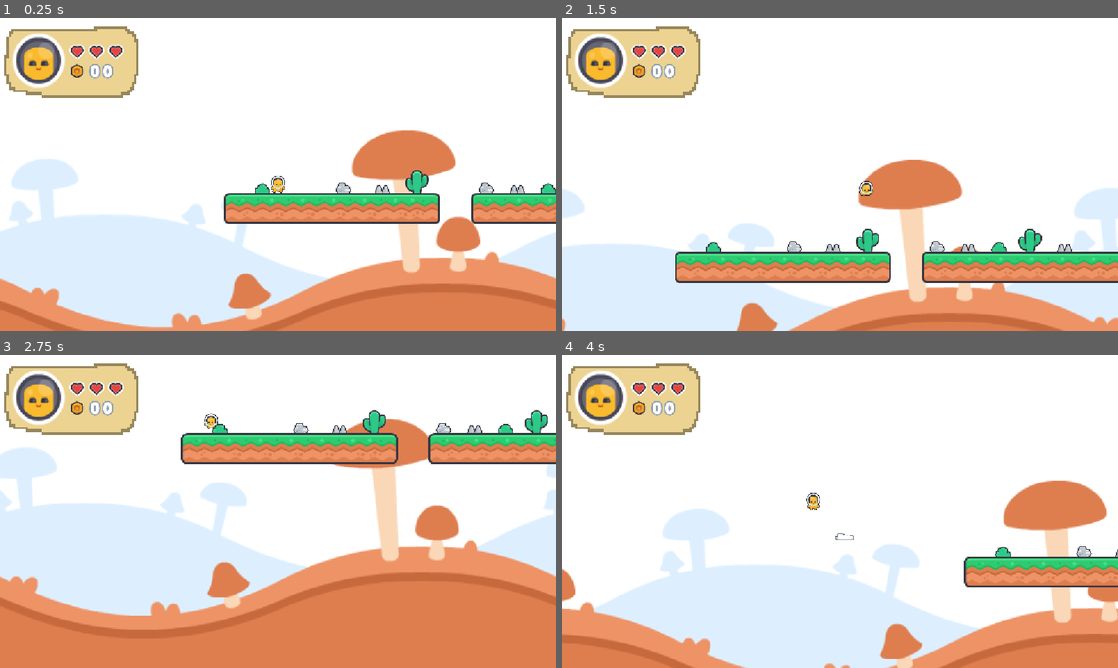
Above: before the commit, frames 1-4 (two rows, left to right).
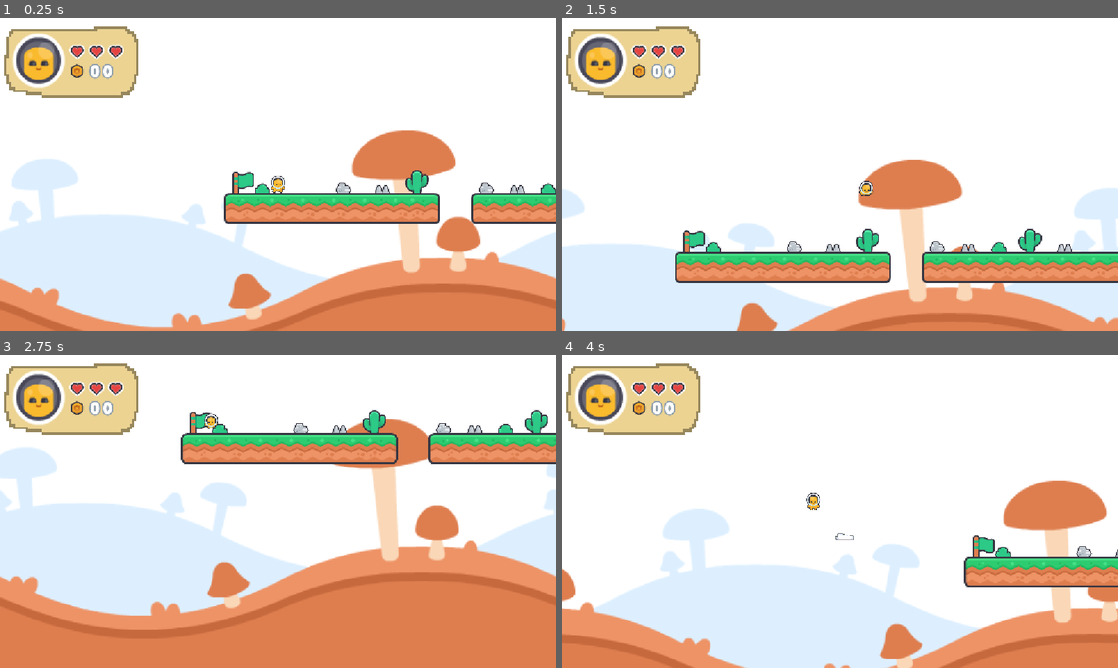
Above: after the commit, the same moments.

Repository: jet1211466/godot_platformer
Game: Godot game, scene res://scenes/level_1.tscn
The game is run twice, just before and just after one commit, with the same random seed, the same clock (stepped at 60 frames per second) and the same inputs. Sound files missing from this copy of the repository are replaced by a short silence.
Inputs:
- Up to frame 1 (0.25 s): no input
- Up to frame 2 (1.5 s): tap Enter (ui_accept) at 0.5, 0.77 s; hold Right (ui_right) from 0.53 s (still down)
- Up to frame 3 (2.75 s): tap Enter (ui_accept) at 1.52 s; release Right (ui_right) at 2.03 s; hold Left (ui_left) from 2.03 s (still down)
- Up to frame 4 (4 s): keep holding Left (ui_left); tap Enter (ui_accept) at 3.02, 3.77 s

The runs differ from the first frame. In frame 1, 0.2% of the frame differs, in the area x 41-46%, y 49-56%; in frame 2, 0.2%, in the area x 21-26%, y 67-75%; in frame 3, 0.2%; in frame 4, 0.2%.

Commit message:
added checkpoint flags

Diff:
--- /dev/null
+++ b/scenes/checkpoint_flag.tscn
@@ -0,0 +1,52 @@
+[gd_scene format=3 uid="uid://djylxbbp8uh7w"]
+
+[ext_resource type="Script" uid="uid://ti8uebnnl54s" path="res://scripts/checkpoint_flag.gd" id="1_4eoee"]
+[ext_resource type="Texture2D" uid="uid://i0s32l7586k5" path="res://sprites/flag_green_a.png" id="1_sj8yo"]
+[ext_resource type="Texture2D" uid="uid://c3ncuwkiumn6p" path="res://sprites/flag_green_b.png" id="2_4eoee"]
+[ext_resource type="AudioStream" uid="uid://bdib0sa6v0b7n" path="res://music/873545__packsmithy__checkpoint-synth-platformer-sounds.wav" id="4_wtrfk"]
+[ext_resource type="Texture2D" uid="uid://buwvfd16ghkgq" path="res://sprites/halothingy.png" id="5_2vjuu"]
+[ext_resource type="Script" uid="uid://crwhrfdabc2br" path="res://scripts/whitehalothingy.gd" id="6_2vjuu"]
+
+[sub_resource type="SpriteFrames" id="SpriteFrames_xcuk0"]
+animations = [{
+"frames": [{
+"duration": 1.5,
+"texture": ExtResource("1_sj8yo")
+}, {
+"duration": 1.5,
+"texture": ExtResource("2_4eoee")
+}],
+"loop": 1,
+"name": &"default",
+"speed": 5.0
+}]
+
+[sub_resource type="RectangleShape2D" id="RectangleShape2D_xcuk0"]
+size = Vector2(36, 45)
+
+[node name="checkpointFlag" type="Area2D" unique_id=248191851]
+script = ExtResource("1_4eoee")
+
+[node name="flagAnimation" type="AnimatedSprite2D" parent="." unique_id=209672832]
+position = Vector2(0, 1.9999999)
+scale = Vector2(0.7, 0.7)
+sprite_frames = SubResource("SpriteFrames_xcuk0")
+autoplay = "default"
+frame = 1
+frame_progress = 0.8186302
+
+[node name="checkpointFlagCollision" type="CollisionShape2D" parent="." unique_id=1260715918]
+position = Vector2(0, 1.5)
+shape = SubResource("RectangleShape2D_xcuk0")
+
+[node name="newCheckpointSFX" type="AudioStreamPlayer" parent="." unique_id=1489356518]
+stream = ExtResource("4_wtrfk")
+volume_db = -5.506
+
+[node name="whitehalothingy" type="Sprite2D" parent="." unique_id=297950993]
+visible = false
+texture_filter = 1
+texture = ExtResource("5_2vjuu")
+script = ExtResource("6_2vjuu")
+
+[connection signal="body_entered" from="." to="." method="_on_body_entered"]
--- a/scenes/ladder.tscn
+++ b/scenes/ladder.tscn
@@ -6,25 +6,28 @@
 [ext_resource type="Texture2D" uid="uid://jx3olrunq5cp" path="res://sprites/ladder_bottom.png" id="3_56fxr"]
 
 [sub_resource type="RectangleShape2D" id="RectangleShape2D_46oic"]
-size = Vector2(64, 128)
+size = Vector2(32, 200)
 
 [node name="ladder" type="Area2D" unique_id=171657698]
 script = ExtResource("1_027jo")
 
 [node name="ladderTop" type="Sprite2D" parent="." unique_id=1825949626]
-position = Vector2(0, -72)
+position = Vector2(0, -120)
+scale = Vector2(1, 1.4999999)
 texture = ExtResource("1_ku54x")
 
 [node name="ladderMiddle" type="Sprite2D" parent="." unique_id=603150272]
-position = Vector2(0, -8)
+position = Vector2(0, -24.000002)
+scale = Vector2(1, 1.5)
 texture = ExtResource("2_027jo")
 
 [node name="ladderBottom" type="Sprite2D" parent="." unique_id=1730266830]
-position = Vector2(0, 56)
+position = Vector2(0, 76)
+scale = Vector2(1, 1.6250001)
 texture = ExtResource("3_56fxr")
 
 [node name="ladderCollision" type="CollisionShape2D" parent="." unique_id=1692226988]
-position = Vector2(0, -8)
+position = Vector2(0, -20)
 shape = SubResource("RectangleShape2D_46oic")
 
 [connection signal="body_entered" from="." to="." method="_on_body_entered"]
--- a/scenes/level_1.tscn
+++ b/scenes/level_1.tscn
@@ -17,6 +17,7 @@
 [ext_resource type="PackedScene" uid="uid://debaeak5xlnvo" path="res://scenes/coin_amount.tscn" id="15_6dial"]
 [ext_resource type="PackedScene" uid="uid://chpj50spetav4" path="res://scenes/ladder.tscn" id="16_7nomh"]
 [ext_resource type="Texture2D" uid="uid://bs3u3bmb6t18g" path="res://sprites/HUD_BGthingy.png" id="17_1s4pk"]
+[ext_resource type="PackedScene" uid="uid://djylxbbp8uh7w" path="res://scenes/checkpoint_flag.tscn" id="18_x2xxo"]
 
 [sub_resource type="TileSetAtlasSource" id="TileSetAtlasSource_4nkto"]
 texture = ExtResource("4_5xbjy")
@@ -4751,8 +4752,8 @@
 [node name="background" parent="." unique_id=1045431186 instance=ExtResource("1_15mv3")]
 scroll_offset = Vector2(-16, 0)
 
-[node name="ladder" parent="." unique_id=171657698 instance=ExtResource("16_7nomh")]
-position = Vector2(1392, 520)
+[node name="ladder" parent="." unique_id=418681524 instance=ExtResource("16_7nomh")]
+position = Vector2(1688, 496)
 
 [node name="rock" parent="." unique_id=465184208 instance=ExtResource("5_pa8r4")]
 position = Vector2(248, 560)
@@ -4779,6 +4780,14 @@
 
 [node name="rock4" parent="." unique_id=1318176509 instance=ExtResource("5_pa8r4")]
 position = Vector2(1216, 560)
+
+[node name="checkpointFlag" parent="." unique_id=248191851 instance=ExtResource("18_x2xxo")]
+position = Vector2(40, 552)
+checkpointPosition = Vector2(40, 552)
+
+[node name="checkpointFlag2" parent="." unique_id=641636070 instance=ExtResource("18_x2xxo")]
+position = Vector2(1800, 360)
+checkpointPosition = Vector2(1800, 360)
 
 [node name="player" parent="." unique_id=1826142552 instance=ExtResource("1_bswci")]
 position = Vector2(112, 528)
@@ -4809,7 +4818,7 @@
 position = Vector2(1000, 560)
 
 [node name="TileMapLayer" type="TileMapLayer" parent="." unique_id=363959944]
-tile_map_data = PackedByteArray("AAAAAAkAAAABAAoAAAABAAkAAAA …(336 unchanged characters)… CAAoAAAAZAAkAAAACAAoAAAAaAAkAAAAFAAoAAAA=")
+tile_map_data = PackedByteArray("AAAAAAkAAAABAAoAAAABAAkAAAA …(336 unchanged characters)… CAAoAAAAZAAkAAAACAAoAAAAaAAkAAAAFAAoAAAAbAAYAAAABAAoAAAAcAAYAAAACAAoAAAAdAAYAAAACAAoAAAAeAAYAAAACAAoAAAAfAAYAAAACAAoAAAAgAAYAAAACAAoAAAAhAAYAAAACAAoAAAAiAAYAAAAFAAoAAAA=")
 tile_set = SubResource("TileSet_xcuk0")
 
 [node name="backgroundMusic" type="AudioStreamPlayer" parent="." unique_id=1336305021]
@@ -4834,7 +4843,7 @@
 position = Vector2(1488, 504)
 
 [node name="apple" parent="." unique_id=2048353514 instance=ExtResource("13_7gny6")]
-position = Vector2(1216, 496)
+position = Vector2(1264, 528)
 
 [node name="goldcoinsCL" parent="." unique_id=1223916495 instance=ExtResource("14_2aecg")]
 offset = Vector2(160, 110)
@@ -4844,3 +4853,6 @@
 [node name="coinAmount" parent="." unique_id=1162876468 instance=ExtResource("15_6dial")]
 offset = Vector2(210, 110)
 transform = Transform2D(1, 0, 0, 1, 210, 110)
+
+[node name="box3" parent="." unique_id=36165661 instance=ExtResource("11_2os1m")]
+position = Vector2(1368, 552)
--- /dev/null
+++ b/scripts/checkpoint_flag.gd
@@ -0,0 +1,13 @@
+extends Area2D
+@export var checkpointPosition: Vector2
+var alreadyActivated = false
+
+
+
+func _on_body_entered(body: Node2D) -> void:
+	if body is player and alreadyActivated == false and checkpointPosition != Vector2(40, 552):
+		$newCheckpointSFX.play()
+		$whitehalothingy.visible = true
+		$whitehalothingy.playCheckpointEffect()
+		alreadyActivated = true
+		body.respawnPosition = checkpointPosition
--- a/scripts/player.gd
+++ b/scripts/player.gd
@@ -1,10 +1,10 @@
 extends CharacterBody2D
 class_name player
-var spawn_point = Vector2(112, 528)
 var health = 6
 var usedJumps = 0
 var nearLadder := false
 var climbSpeed = -100
+var respawnPosition = Vector2(112, 528)
 
 const SPEED = 300.0
 const JUMP_VELOCITY = -400.0
@@ -76,12 +76,11 @@
 	move_and_slide()
 
 func respawn():
-	position = spawn_point
+	position = respawnPosition
 	velocity = Vector2.ZERO
 	health = 6
 	health_ui.update_hearts(health)
 	died_SFX.play()
-	print("reached")
 	$shakeTrackingCamera.start_shake(11.0)
 
 func take_damage():
@@ -100,5 +99,5 @@
 
 func heal():
 	health += 1
-	health_ui.update_hearts(health)
+	health_ui.update_hearts(health, true)
 	healSFX.play()
--- a/scripts/player_health.gd
+++ b/scripts/player_health.gd
@@ -2,12 +2,18 @@
 
 @onready var hearts = [$Heart1, $Heart2, $Heart3]
 
-func update_hearts(current_health: int):
+func update_hearts(current_health: int, from_heal: bool = false) -> void:
 	for i in range(hearts.size()):
 		var heart_value = (i + 1) * 2
+
 		if current_health >= heart_value:
 			hearts[i].play("full")
 		elif current_health == heart_value - 1:
 			hearts[i].play("half")
 		else:
 			hearts[i].play("empty")
+
+		if from_heal and current_health > i * 2 and current_health <= heart_value:
+			var tween = create_tween()
+			tween.tween_property(hearts[i], "scale", Vector2(1.0, 1.0), 0.15)
+			tween.tween_property(hearts[i], "scale", Vector2(0.75, 0.75), 0.15)
--- /dev/null
+++ b/scripts/whitehalothingy.gd
@@ -0,0 +1,8 @@
+extends Sprite2D
+
+
+func playCheckpointEffect():
+	var tween = create_tween()
+
+	tween.tween_property(self, "scale", Vector2(3.0, 3.0), 0.7)
+	tween.parallel().tween_property(self, "modulate:a", 0.0, 0.7)
Not shown, added: music/873545__packsmithy__checkpoint-synth-platformer-sounds.wav.import
Not shown, added: scripts/checkpoint_flag.gd.uid
Not shown, added: scripts/whitehalothingy.gd.uid
Binary file added: sprites/flag_green_a.png
Not shown, added: sprites/flag_green_a.png.import
Binary file added: sprites/flag_green_b.png
Not shown, added: sprites/flag_green_b.png.import
Binary file added: sprites/halothingy.png
Not shown, added: sprites/halothingy.png.import
Not shown, added: music/873545__packsmithy__checkpoint-synth-platformer-sounds.wav
